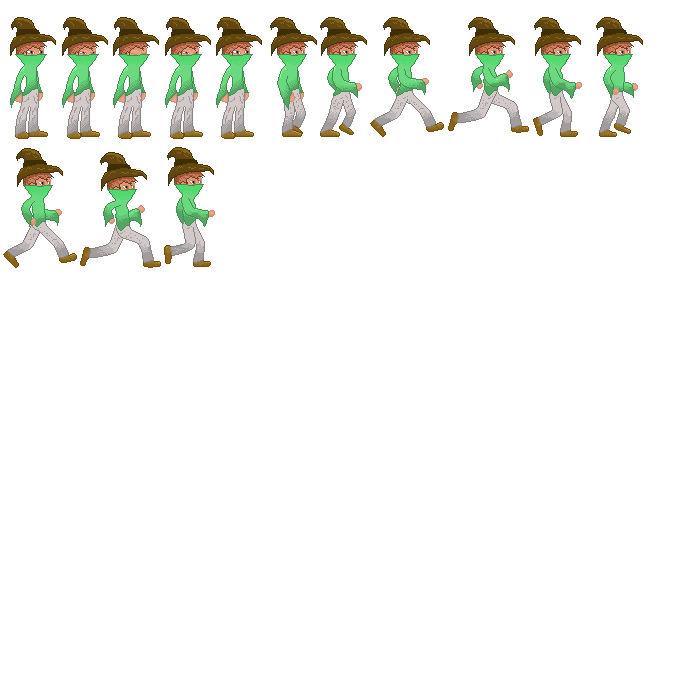
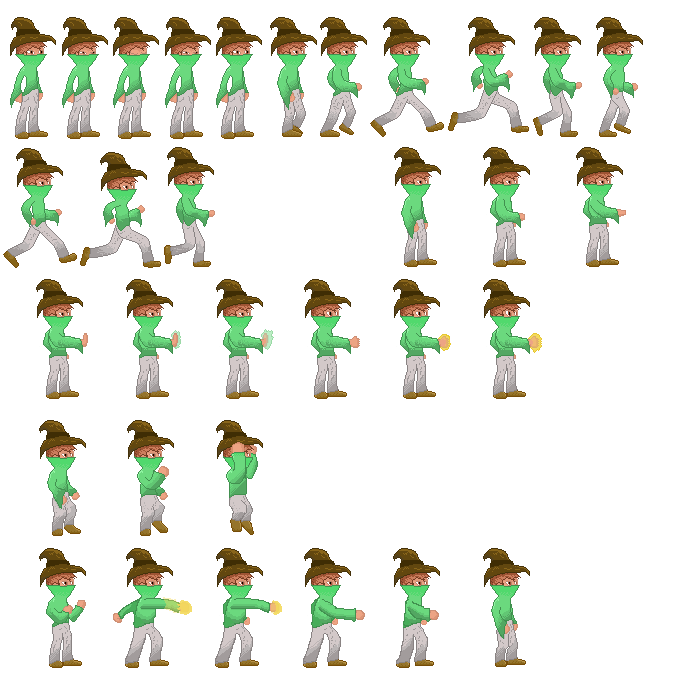
Layer changes from the first 700×700 image to the second:
added layer "Layer 10" above "frame5 copy" over bbox(36, 147, 626, 668)
